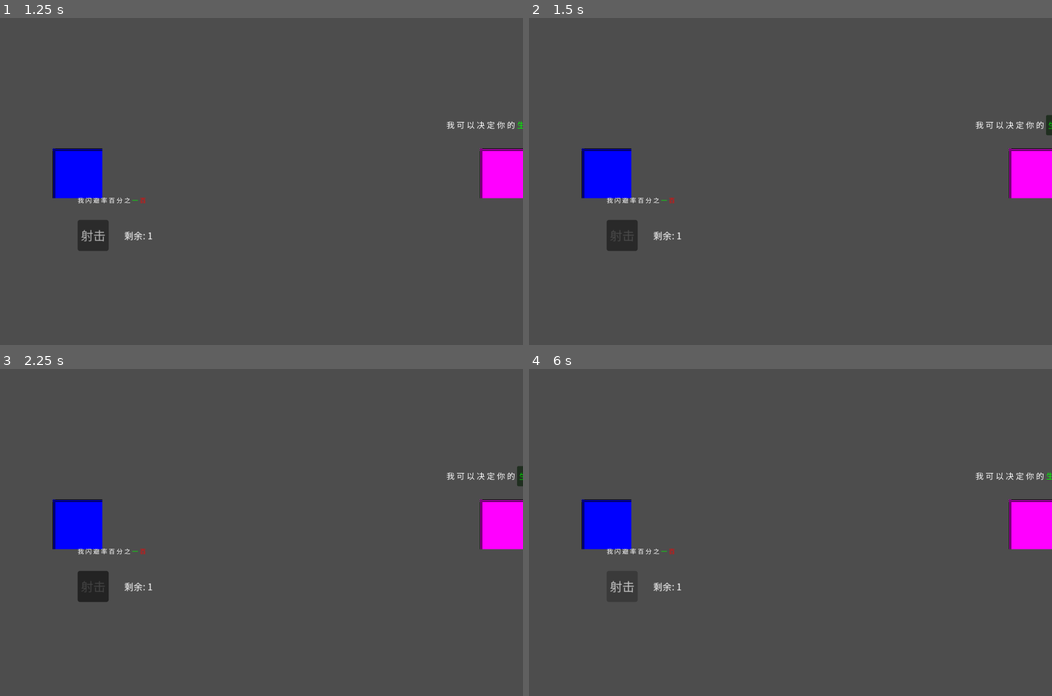
Above: before the commit, frames 1-4 (two rows, left to right).
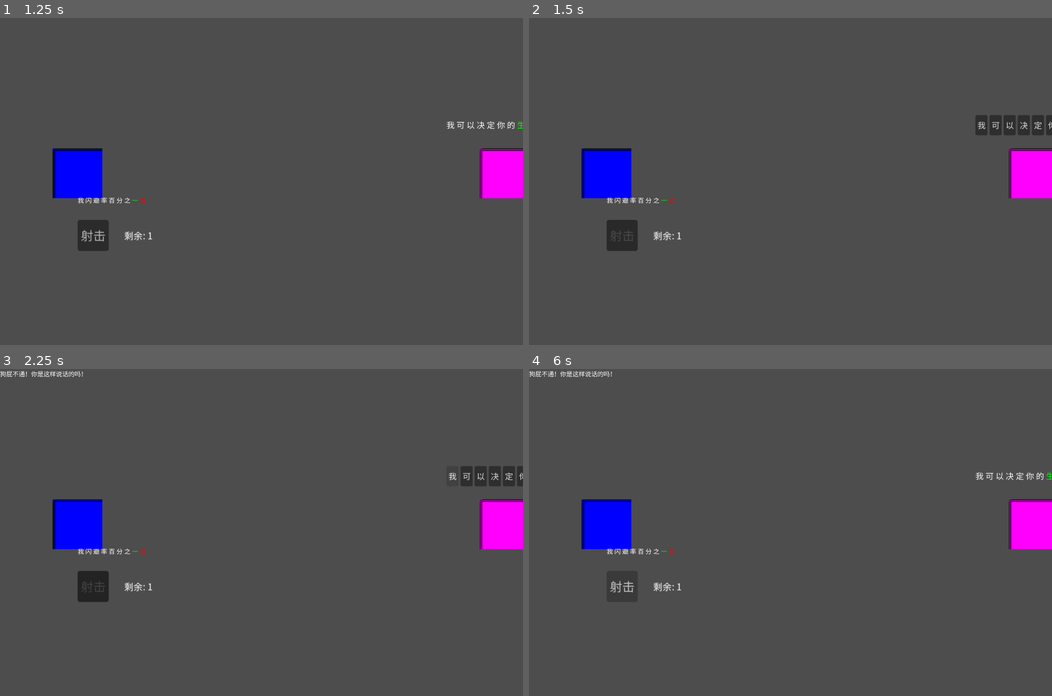
Above: after the commit, the same moments.

Repository: wangcocoo00/ziciyici
Game: Godot game, scene res://scenes/main_menu.tscn
Same seed, same stepped clock (60 frames per second), same inputs: the game is played once before the commit and once after it.
Inputs (mouse positions are in pixels of both pictures, inside the frame that each line leads up to):
- Up to frame 1 (1.25 s): click (277, 220) at 0.5 s
- Up to frame 2 (1.5 s): click "射击" at 1.25 s
- Up to frame 3 (2.25 s): click (455, 476) at 2 s, where only the run after the commit has a clickable "我"
- Up to frame 4 (6 s): click (994, 476) at 2.75 s, where only the run after the commit has a clickable "可"; click (1010, 476) at 3.5 s, where only the run after the commit has a clickable "以"; click (1025, 476) at 4.25 s, where only the run after the commit has a clickable "决"; click (1036, 476) at 5 s, where only the run after the commit has a clickable "定"; click "射击" at 5.75 s

Frame 1 is identical in both runs. In frame 2, 0.7% of the frame differs, in the area x 85-100%, y 29-36%; in frame 3, 0.7%, in the area x 0-100%, y 0-36%; in frame 4, 0.2%.

Commit message:
[fix] 射击模式下所有敌人字都可点击，无色字点击触发狐狸嘲讽

Diff:
--- a/ziciyici/scripts/sentence_ui.gd
+++ b/ziciyici/scripts/sentence_ui.gd
@@ -40,15 +40,20 @@
 
 		# 敌人文字 Label / Button
 		var enemy_label: Control
-		if player_word and player_word.can_be_shot and shoot_mode_active:
-			# 可射击且射击模式已激活：创建按钮，点击后触发射击
+		if shoot_mode_active:
+			# 射击模式已激活：所有字都创建为 Button
 			var btn := Button.new()
 			btn.text = enemy_text
-			btn.modulate = player_word.highlight_color
+			if player_word and player_word.can_be_shot:
+				# 有色字：显示高亮颜色
+				btn.modulate = player_word.highlight_color
+			else:
+				# 无色字：白色
+				btn.modulate = Color.WHITE
 			btn.pressed.connect(_on_enemy_word_clicked.bind(i))
 			enemy_label = btn
 		else:
-			# 不可射击或射击模式未激活：普通 Label
+			# 射击模式未激活：普通 Label
 			var lbl := Label.new()
 			lbl.text = enemy_text
 			if player_word and player_word.can_be_shot:
